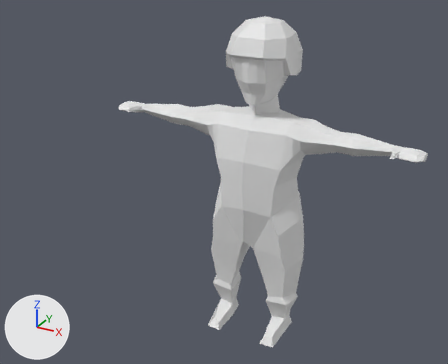
Renders of the FBX model CatEngine/Game files/AssetData/Models/player.fbx from each side of a commit.
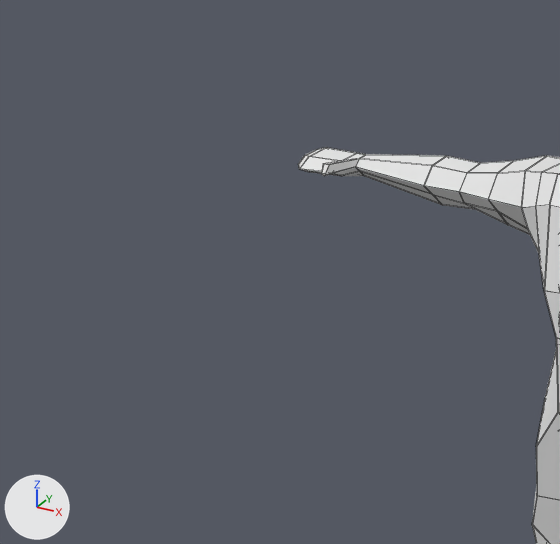
Old and new are each drawn whole from a 50 mm lens placed at (3.47, -7.32, 5.86), pointed at (-0.6, 0.09, 2.16) and again close up on the part from 0% to 50% of the width and 12% to 71% of the height. Arrows for +X, +Y and +Z are at lower left; the lights stay in place. The close-ups show mesh edges as thin lines. Where no turn or scale is listed for an object, it has been applied to the vertices.
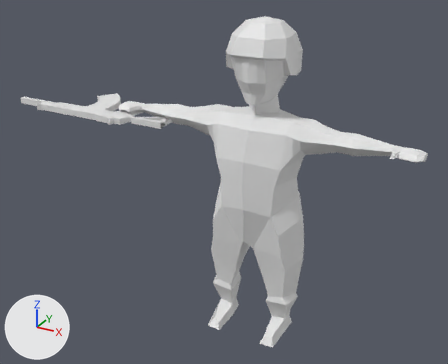
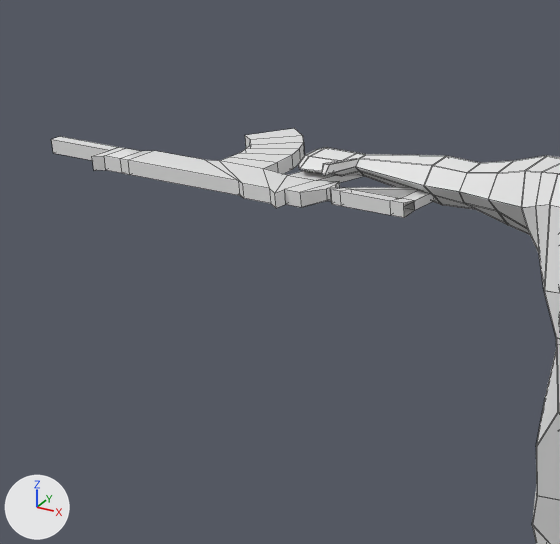
The newer file is also turned or shifted as a whole; pictures and numbers use the older file's frame.

Boxes [x1, y1, x2, y2] around the edits, measured in the close-ups (560 x 544 px):
'Cube', added
    after: [51, 128, 435, 218]

What changed in the scene script:
```text
Add me_cube:
    me_cube.from_pydata(...)  # 106 vertices, 103 faces; spans x -1.95..0.73, y -0.57..0.57, z -0.05..0.05
Add ob_cube:
    ob_cube = bpy.data.objects.new('Cube', me_cube)
    ob_cube.location = (-2.103, -0.042, 3.051)
```
